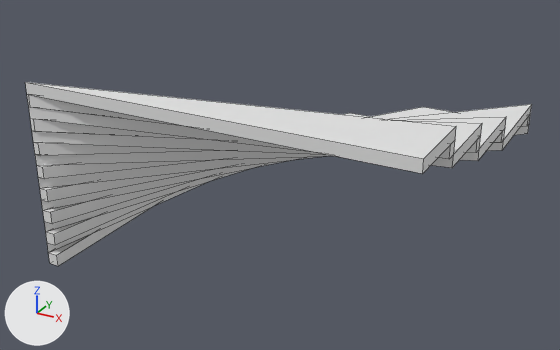
Two versions of the Blender file Blender/blenderprojects/buildKit/build_wood_stairsSpiralRight.blend, one commit apart.
Rendered twice from a 50 mm camera at (1.81, -3.57, 1.59) aimed at (-0.09, -0.12, -0.13). Lighting does not change. The marker at lower left points along +X, +Y and +Z. The first picture is the older version. Mesh edges are drawn as thin lines.

The first picture shows 'build_wood_stairsSpiralRight'.
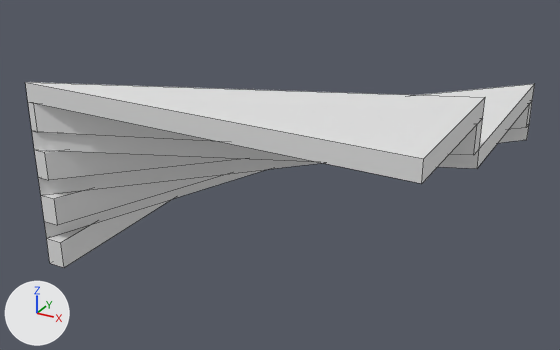
Where the change shows, as pixel boxes (x1, y1, x2, y2) in the pictures (560 x 350 px):
'build_wood_stairsSpiralRight', reshaped: before (25, 82, 532, 266); after (25, 82, 534, 268)
part 1 of me_build_wood_stairsspiralright, deleted: before (27, 94, 455, 159)
part 2 of me_build_wood_stairsspiralright, built on: before (29, 104, 532, 266); after (28, 84, 534, 268)

The edits, one by one:
me_build_wood_stairsspiralright is used by ob_build_wood_stairsspiralright; location (0.0, 0.0, 0.0).
me_build_wood_stairsspiralright had 112 vertices, 88 faces and spanned x -1.0..1.0, y -1.0..1.0, z -0.5..0.5.
me_build_wood_stairsspiralright now has 56 vertices, 44 faces and spans x -1.0..1.0, y -1.0..1.0, z -0.5..0.5.
me_build_wood_stairsspiralright part 1: the loose piece of 8 vertices spanning x -1.0..1.0, y -1.0..-0.6, z 0.38..0.44 is deleted.
Part 2, on me_build_wood_stairsspiralright:
76 vertices are removed from x -1.0..1.0, y -1.0..1.0, z -0.5..0.38.
70 faces are deleted.
8 vertices in x -1.0..1.0, y -1.0..1.0, z -0.31..0.44 move by (0.0, 0.0, -0.04).
4 vertices move from x -0.6..1.0, y -0.6..1.0, z -0.31..0.5 to x -1.0..1.0, y -0.17..1.0, z -0.35..0.5.
14 vertices are added at x -0.96..1.0, y -1.0..1.0, z -0.5..0.25.
8 new vertices lie (0.0, 0.0, 0.15) away from vertices in x -1.0..1.0, y -1.0..1.0, z -0.5..0.25.
6 new vertices lie (0.0, 0.0, 0.15) away from vertices in x -0.96..1.0, y -1.0..0.96, z -0.25..0.25.
32 new faces join them.
